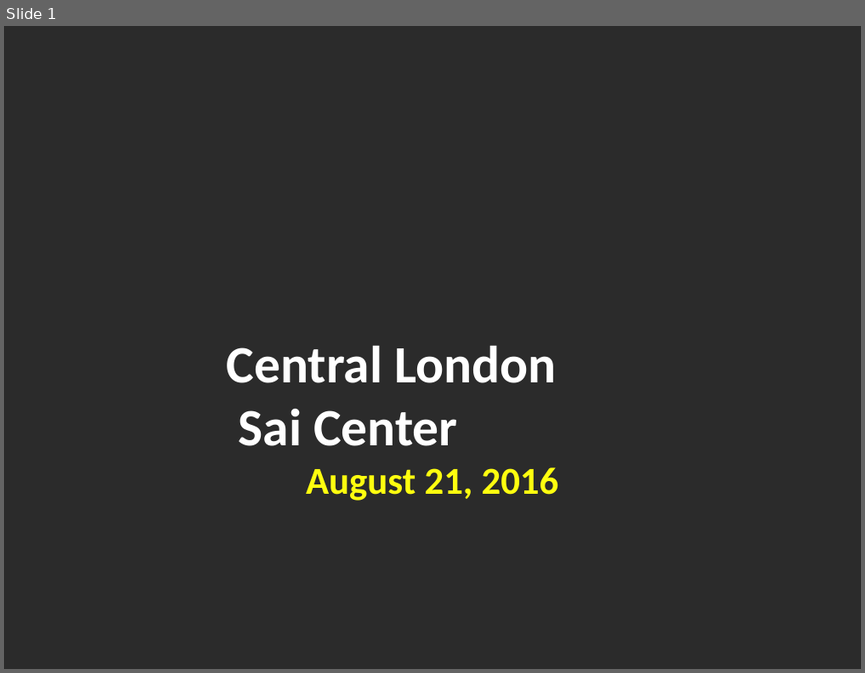
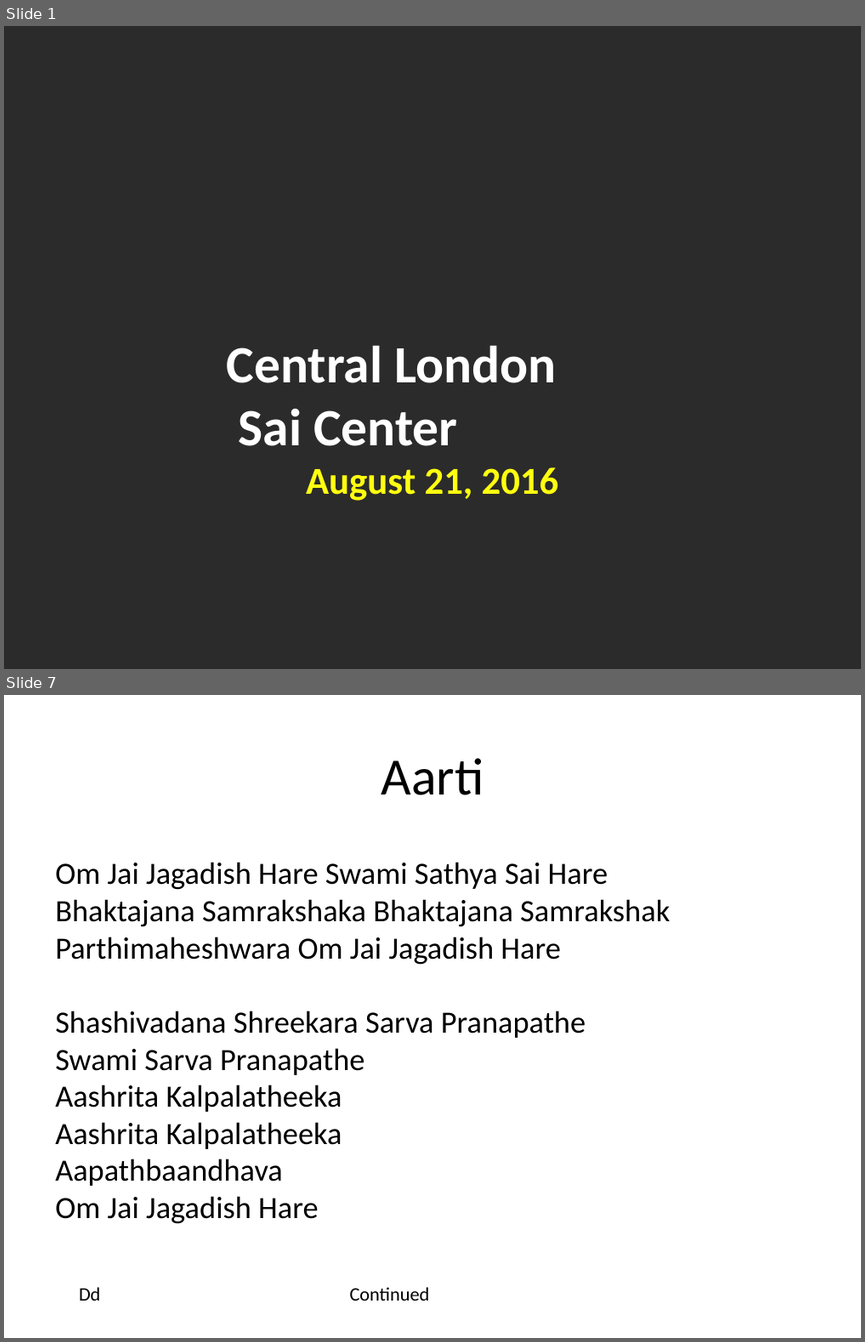
Before and after one commit to riteshreddyr/bhajanpresentationmaker, a slide deck: generated_ppts/bhajans.pptx. Shown one above the other, each under a label of ours: slide 1 before the commit, slides 1 and 7 after it; the slides between them are not shown. The pictures are 865x673 and 865x1342 pixels, drawn with LibreOffice and Linux fonts; fonts in the diff are those of the drawing; background and template pictures are left out; a plain dark background stands for a picture behind light text. Boxes give left, top, right and bottom in pixels: in the first picture for what was removed or moved away, otherwise in the second. Text is boxed around its words. In the diff, an @@ line names an element or a change of style, - is before the commit and + after.

```diff
--- a/generated_ppts/bhajans.pptx
+++ b/generated_ppts/bhajans.pptx
@@ slide 7 added at (4, 695, 861, 1338), background #FFFFFF @@
@@ title added at (381, 758, 483, 795), 44 pt, text #000000 @@
+Aarti
@@ text added at (55, 862, 670, 1224), 26 pt, text #000000 @@
+Om Jai Jagadish Hare Swami Sathya Sai Hare
+Bhaktajana Samrakshaka Bhaktajana Samrakshak
+Parthimaheshwara Om Jai Jagadish Hare
+Shashivadana Shreekara Sarva Pranapathe
+Swami Sarva Pranapathe
+Aashrita Kalpalatheeka
+Aashrita Kalpalatheeka
+Aapathbaandhava
+Om Jai Jagadish Hare
@@ text added at (79, 1287, 100, 1300), 16 pt, text #000000 @@
+Dd
@@ text added at (350, 1287, 430, 1300), 16 pt, text #000000 @@
+Continued
```
Also in this commit, not shown: 1 slide changed, 7 other slides added, 5 other files.
